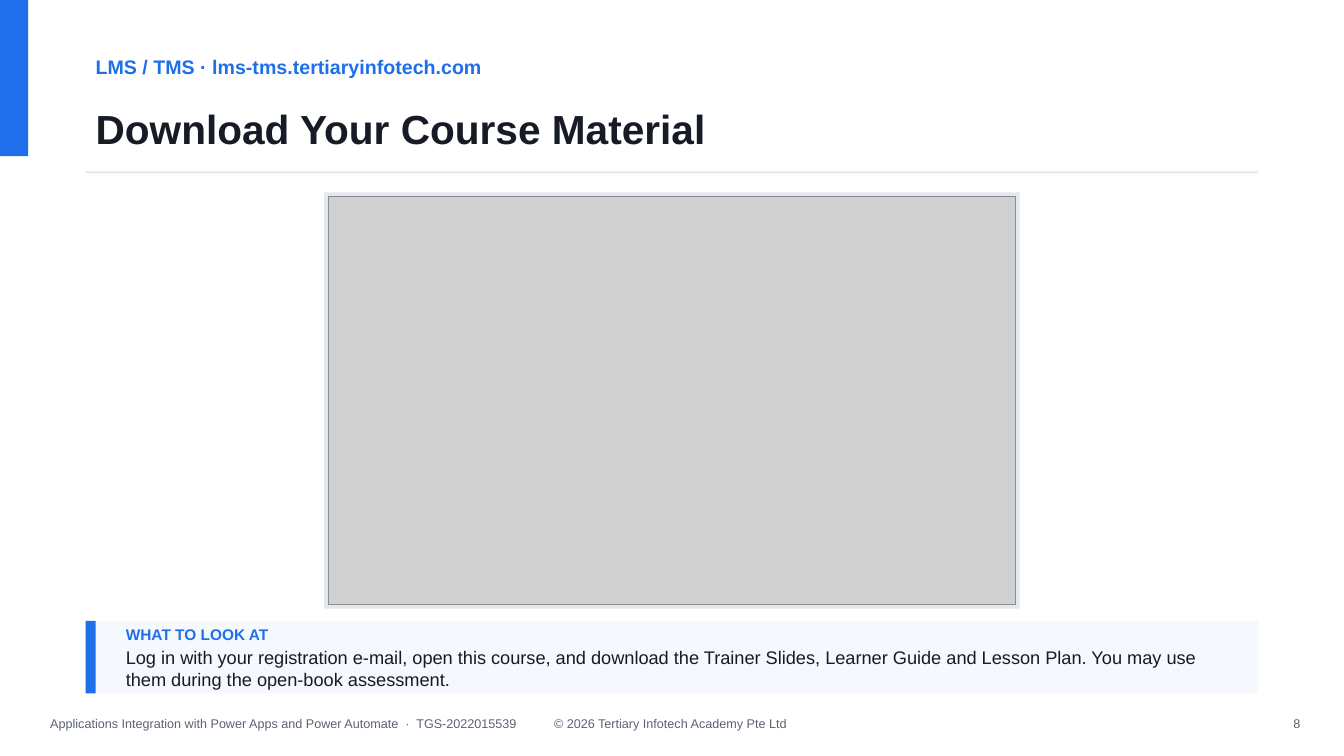
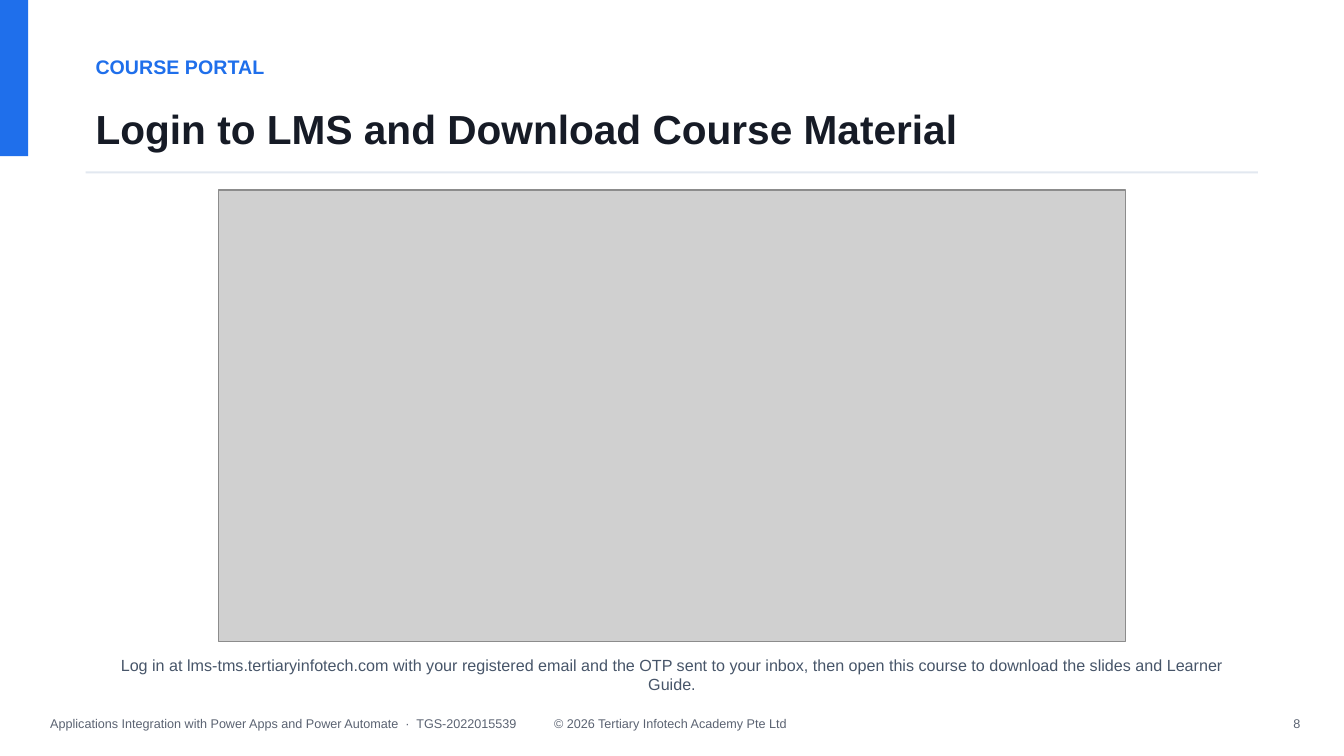
Before and after one commit to tertiarycourses/TGS-2022015539-Applications-Integration-with-Power-Apps-and-Power-Automate, a slide deck: slide 8 of courseware/Applications Integration with Power Apps and Power Automate-v8.0.pptx. Drawn at 1344x756 pixels with LibreOffice and Linux fonts; fonts in the diff are those of the drawing; grey boxes stand for pictures. Boxes give left, top, right and bottom in pixels: in the first picture for what was removed or moved away, otherwise in the second. Text is boxed around its words. In the diff, an @@ line names an element or a change of style, - is before the commit and + after.

```diff
--- a/courseware/Applications Integration with Power Apps and Power Automate-v8.0.pptx
+++ b/courseware/Applications Integration with Power Apps and Power Automate-v8.0.pptx
@@ text at box(96, 60, 264, 75): text changed @@
-LMS / TMS · lms-tms.tertiaryinfotech.com
+COURSE PORTAL
@@ text at box(96, 114, 957, 152): text changed @@
-Download Your Course Material
+Login to LMS and Download Course Material
@@ picture: place and size @@
-picture at box(328, 197, 1015, 605)
+picture at box(219, 191, 1125, 641)
@@ rectangle removed at box(324, 193, 1019, 609) @@
@@ rectangle removed at box(86, 621, 1258, 694) @@
@@ rectangle removed at box(86, 621, 96, 694) @@
@@ text "Log in at lms-tms.tertiaryinfotech.com with ..." at box(121, 659, 1223, 690): vertical alignment middle to top @@
@@ text at box(121, 659, 1223, 690): text changed; size 13 to 11.5 pt; text colour #161B26 to #475569 @@
-WHAT TO LOOK AT
-Log in with your registration e-mail, open this course, and download the Trainer Slides, Learner Guide and Lesson Plan. You may use them during the open-book assessment.
+Log in at lms-tms.tertiaryinfotech.com with your registered email and the OTP sent to your inbox, then open this course to download the slides and Learner Guide.
```
Also in this commit, not shown: 3 other files.
